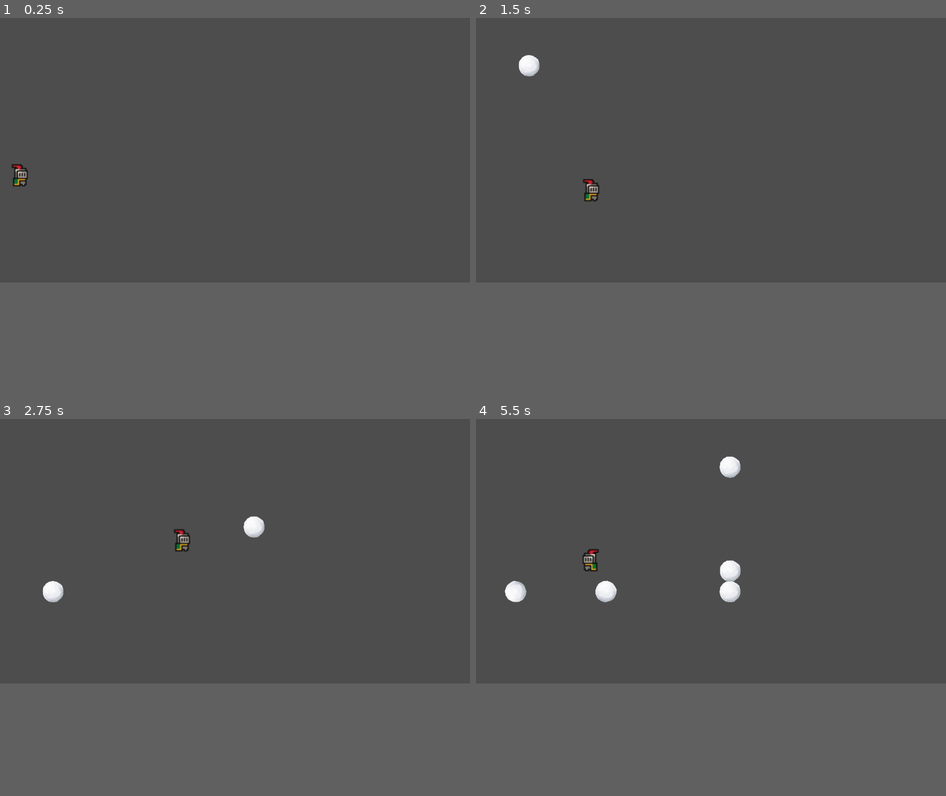
Above: before the commit, frames 1-4 (two rows, left to right).
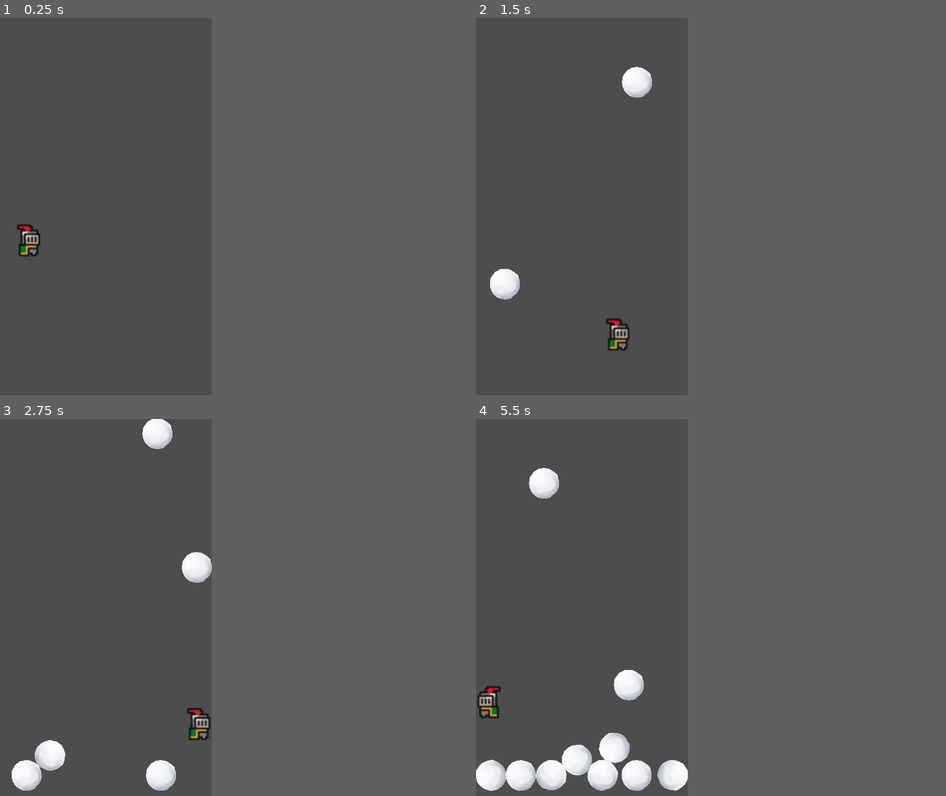
Above: after the commit, the same moments.

Repository: KushalRana/shirokuro
Game: Godot game, scene res://scenes/game.tscn
Two runs of this game, one before a commit and one after it. Both use one fixed random seed, a clock stepped at 60 frames per second and the inputs below.
Inputs (mouse positions are in pixels of both pictures, inside the frame that each line leads up to):
- Up to frame 1 (0.25 s): no input
- Up to frame 2 (1.5 s): move the mouse to (814, 138) at 0.52 s; hold Right (Move_Right) 0.53-1.25 s; hold Space (Jump) 0.53-1.25 s; click (814, 138) at 0.67 s; drag from (617, 165) to (687, 202) at 1.27 s
- Up to frame 3 (2.75 s): move the mouse to (282, 494) at 2.02 s; hold Right (Move_Right) from 2.03 s (still down); hold Space (Jump) from 2.03 s (still down)
- Up to frame 4 (5.5 s): release Right (Move_Right) at 2.75 s; release Space (Jump) at 2.75 s; drag from (687, 603) to (570, 513) at 2.77 s; move the mouse to (852, 592) at 3.52 s; hold Left (Move_Left) 3.53-4.25 s; hold Space (Jump) 3.53-4.25 s; drag from (570, 513) to (640, 486) at 4.27 s; move the mouse to (734, 550) at 5.02 s; hold Left (Move_Left) from 5.03 s (still down); hold Space (Jump) from 5.03 s (still down); click (734, 550) at 5.17 s
In our replay, the window is 799x449 before the commit and 360x640 after it. These sizes can differ from the game's own. Grey fills any space a smaller window leaves; there, only what the larger window draws over its background counts as a difference.

The runs differ from the first frame. In frame 1, 0.4% of the frame differs, in the area x 2-9%, y 38-64%; in frame 2, 1.5%; in frame 3, 2.9%; in frame 4, 5.6%, in the area x 0-57%, y 10-99%.

Commit message:
Fine tune the jum
- Snowball has weight
- Added Joystick on bottom left
- Jump and press against the wall will still get stuck but on release, will drop
- Removed air jumping and wall jumping
- changed to portrait landscape and wall shifted to the window's edges

Diff:
--- a/project.godot
+++ b/project.godot
@@ -14,6 +14,13 @@
 run/main_scene="uid://kf7ft8561xts"
 config/features=PackedStringArray("4.4", "Forward Plus")
 config/icon="res://icon.svg"
+
+[display]
+
+window/size/viewport_width=360
+window/size/viewport_height=640
+window/stretch/aspect="keep_width"
+window/handheld/orientation=1
 
 [dotnet]
 
--- a/scenes/background.tscn
+++ b/scenes/background.tscn
@@ -5,11 +5,10 @@
 [sub_resource type="WorldBoundaryShape2D" id="WorldBoundaryShape2D_o5a4c"]
 
 [sub_resource type="WorldBoundaryShape2D" id="WorldBoundaryShape2D_bkp1e"]
-normal = Vector2(1, 0.01)
-distance = 1.0
+normal = Vector2(1, 0)
 
 [sub_resource type="WorldBoundaryShape2D" id="WorldBoundaryShape2D_y0upk"]
-normal = Vector2(-1, 0.01)
+normal = Vector2(-1, 0)
 
 [node name="BackGround" type="Node2D"]
 script = ExtResource("1_bkp1e")
@@ -20,11 +19,13 @@
 shape = SubResource("WorldBoundaryShape2D_o5a4c")
 
 [node name="LeftWall" type="StaticBody2D" parent="."]
+collision_layer = 3
 
 [node name="CollisionShape2D" type="CollisionShape2D" parent="LeftWall"]
 shape = SubResource("WorldBoundaryShape2D_bkp1e")
 
 [node name="RightWall" type="StaticBody2D" parent="."]
+collision_layer = 3
 
 [node name="CollisionShape2D" type="CollisionShape2D" parent="RightWall"]
 shape = SubResource("WorldBoundaryShape2D_y0upk")
--- a/scenes/game.tscn
+++ b/scenes/game.tscn
@@ -14,5 +14,6 @@
 [node name="Player" parent="." instance=ExtResource("2_yqjtg")]
 
 [node name="Snowball_Timer" type="Timer" parent="."]
+wait_time = 0.5
 
 [connection signal="timeout" from="Snowball_Timer" to="." method="_on_snowball_timer_timeout"]
--- a/scenes/player.tscn
+++ b/scenes/player.tscn
@@ -47,6 +47,7 @@
 script = ExtResource("1_g2els")
 
 [node name="RigidBody2D" type="RigidBody2D" parent="."]
+collision_layer = 3
 
 [node name="CollisionShape2D" type="CollisionShape2D" parent="RigidBody2D"]
 position = Vector2(0, 3)
--- a/scenes/snow_ball.tscn
+++ b/scenes/snow_ball.tscn
@@ -8,6 +8,8 @@
 [node name="SnowBall" type="Node2D"]
 
 [node name="RigidBody2D" type="RigidBody2D" parent="."]
+collision_mask = 3
+mass = 5.0
 
 [node name="CollisionShape2D" type="CollisionShape2D" parent="RigidBody2D"]
 shape = SubResource("CircleShape2D_swj73")
--- a/scripts/background.gd
+++ b/scripts/background.gd
@@ -1,7 +1,9 @@
 extends Node2D
 
 func _ready():
-	var srn=DisplayServer.screen_get_size()
-	$Ground/CollisionShape2D.position=Vector2(0.0,srn.y-200)
+	#var srn=DisplayServer.screen_get_size()
+	var srn=DisplayServer.window_get_size()
+	#$Ground/CollisionShape2D.position=Vector2(0.0,srn.y-200)
+	$Ground/CollisionShape2D.position=Vector2(0.0,srn.y-10)
 	#$Ground/CollisionShape2D.position=Vector2(0.0,100)
-	$RightWall/CollisionShape2D.position=Vector2(srn.y,0.0)
+	$RightWall/CollisionShape2D.position=Vector2(srn.x,0.0)
--- a/scripts/game.gd
+++ b/scripts/game.gd
@@ -4,15 +4,26 @@
 var force #affects acceleration
 var max_spd
 
+#Joystick position
+var srn_x
+var srn_y
+#if is press and drag
+var joystick_on
+var base_pos
+var dir
+
 #Generate snowball
 @export var snowball: PackedScene
 
 func _ready():
-	srn=DisplayServer.screen_get_size();
+	#srn=DisplayServer.screen_get_size()
+	srn=DisplayServer.window_get_size()
 	#$Player.apply_scale(Vector2(50.0,50.0))
 	$Player.position=Vector2(50.0,srn.y-300)
 	force=20.0
 	max_spd=300.0
+	$Player/RigidBody2D.contact_monitor=true
+	$Player/RigidBody2D.max_contacts_reported=20;
 
 	#var dup=snowball.instantiate()
 	#dup.position=Vector2(100,0)
@@ -20,31 +31,95 @@
 
 	$Snowball_Timer.start()
 
+	srn_x=srn.x/2
+	srn_y=srn.y/2
+	joystick_on=false
+	base_pos = Vector2(0,0)
+	dir=0
+
 
 func _process(delta):
+	#keyboard handle
 	if Input.is_action_pressed("Move_Right"):
-		$Player/RigidBody2D.apply_impulse(Vector2(force,0.0))
-		$Player/RigidBody2D/AnimatedSprite2D.flip_h=false
+		move_right()
 	if Input.is_action_pressed("Move_Left"):
-		$Player/RigidBody2D.apply_impulse(Vector2(-force,0.0))
-		$Player/RigidBody2D/AnimatedSprite2D.flip_h=true
-	if Input.is_action_pressed("Jump")&&$Player/RigidBody2D.linear_velocity.y>-0.2&&$Player/RigidBody2D.linear_velocity.y<10.0:
-		$Player/RigidBody2D.apply_impulse(Vector2(0.0, -force*100))
+		move_left()
+	#if Input.is_action_pressed("Jump")&&$Player/RigidBody2D.linear_velocity.y>-0.2&&$Player/RigidBody2D.linear_velocity.y<10.0:
+	var contact = $Player/RigidBody2D.get_colliding_bodies()
+	if Input.is_action_pressed("Jump"):#&&($Player/RigidBody2D.get_contact_count()>1||($Player/RigidBody2D.get_contact_count()==1&&$Player/RigidBody2D.get_colliding_bodies()[0].name!="LeftWall")):
+		#if $Player/RigidBody2D.get_contact_count()>1:
+		#	jump()
+		#if $Player/RigidBody2D.get_contact_count()>0 && $Player/RigidBody2D.get_colliding_bodies()[0].name!="LeftWall":
+		#	jump()
+		if $Player/RigidBody2D.get_colliding_bodies().size()>0 && $Player/RigidBody2D.get_colliding_bodies()[0].name!="LeftWall" && $Player/RigidBody2D.get_colliding_bodies()[0].name!="RightWall":
+			jump()
+		elif $Player/RigidBody2D.get_colliding_bodies().size()>1:
+			jump()
+
+	#Joystick handle
+	if dir>0:
+		move_right()
+	elif dir<0:
+		move_left()
+
+	# Slide off walls
+	$Player/RigidBody2D.apply_impulse(Vector2(0.0,0.1))
 
 	#cap the speed
+	cap_spd()
+
+
+func _on_snowball_timer_timeout() -> void:
+	var dup=snowball.instantiate()
+	#dup.position=Vector2(randf_range(0,srn.x-200),0)
+	dup.position=Vector2(randf_range(0,srn.x),0)
+	add_child(dup)
+
+#Handling joystick
+func _input(event):
+	#if screen touched
+	if event is InputEventScreenTouch:
+		#And is pressed at bottom left (can fine tune location)
+		if event.is_released():
+			joystick_on=false
+			base_pos=Vector2(0.0,0.0)
+			dir=0
+		elif event.is_pressed() && event.position.x<srn_x && event.position.y>srn_y:
+			#the joystick is pressed on and start point is recorded
+			joystick_on=true
+			base_pos=event.position
+		#else turn joystick off just in case
+		else:
+			joystick_on=false
+			base_pos=Vector2(0.0,0.0)
+			dir=0
+	#if is screen drag
+	elif event is InputEventScreenDrag:
+		#if joystick is on then act on it
+		if joystick_on == true:
+			#The action here is to apply force in the direction but can be other logics
+			dir=event.position.x-base_pos.x
+			if dir>0:
+				move_right()
+			elif dir<0:
+				move_left()
+
+func move_right():
+	$Player/RigidBody2D.apply_impulse(Vector2(force,0.0))
+	$Player/RigidBody2D/AnimatedSprite2D.flip_h=false
+
+func move_left():
+	$Player/RigidBody2D.apply_impulse(Vector2(-force,0.0))
+	$Player/RigidBody2D/AnimatedSprite2D.flip_h=true
+
+func jump():
+	$Player/RigidBody2D.apply_impulse(Vector2(0.0, -force*70))
+
+func cap_spd():
+#cap the speed
 	if $Player/RigidBody2D.linear_velocity.x>max_spd:
 		$Player/RigidBody2D.linear_velocity=Vector2(max_spd,$Player/RigidBody2D.linear_velocity.y)
 	if $Player/RigidBody2D.linear_velocity.x<-max_spd:
 		$Player/RigidBody2D.linear_velocity=Vector2(-max_spd,$Player/RigidBody2D.linear_velocity.y)
 	if $Player/RigidBody2D.linear_velocity.y<-max_spd:
 		$Player/RigidBody2D.linear_velocity=Vector2($Player/RigidBody2D.linear_velocity.x,-max_spd)
-
-	# Bounce off walls
-	#if $Player/RigidBody2D/CollisionShape2D.shape.collide(Transform2D(),$BackGround/LeftWall/CollisionShape2D.shape,Transform2D()):
-	#	$Player/RigidBody2D.linear_velocity=Vector2(-$Player/RigidBody2D.linear_velocity.x   ,0.0)
-
-
-func _on_snowball_timer_timeout() -> void:
-	var dup=snowball.instantiate()
-	dup.position=Vector2(randf_range(0,srn.x-200),0)
-	add_child(dup)
